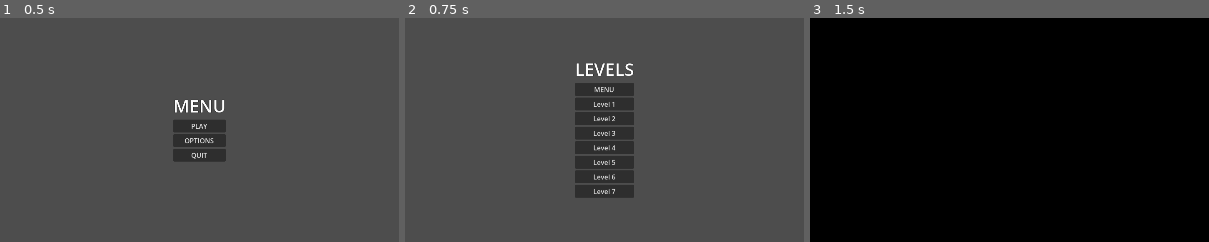
Above: before the commit, frames 1-3 (left to right).
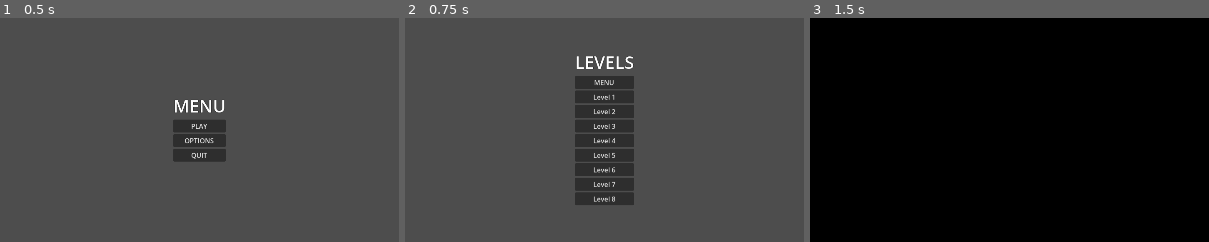
Above: after the commit, the same moments.

Repository: zalt00/SlipFeetpics
Game: Godot game, scene res://scenes/Menu.tscn
The game is run twice, just before and just after one commit, with the same random seed, the same clock (stepped at 60 frames per second) and the same inputs. The project has no main scene, so this scene is started directly.
Inputs:
- Up to frame 1 (0.5 s): no input
- Up to frame 2 (0.75 s): click "PLAY" at 0.5 s
- Up to frame 3 (1.5 s): click "Level 1" at 1.25 s
The pictures show only the part of the screen within x 25-75%, y 26-76%; the shares and areas given below are measured in that part.

Frame 1 is identical in both runs. In frame 2, 3.3% of the frame differs, in the area x 42-58%, y 16-84%; in frame 3, nothing differs.

Commit message:
Level color mixing

Diff:
--- a/scenes/levels/level_4.tscn
+++ b/scenes/levels/level_4.tscn
@@ -17,13 +17,41 @@
 friction = 0.0
 bounce = 0.7
 
+[sub_resource type="Animation" id="Animation_ohlb2"]
+resource_name = "moving_platform"
+length = 3.0
+loop_mode = 2
+tracks/0/type = "position_3d"
+tracks/0/imported = false
+tracks/0/enabled = true
+tracks/0/path = NodePath(".")
+tracks/0/interp = 1
+tracks/0/loop_wrap = true
+tracks/0/keys = PackedFloat32Array(0, 1, 0, 0, -9, 3, 1, 0, 0, -22)
+
+[sub_resource type="AnimationLibrary" id="AnimationLibrary_m2skr"]
+_data = {
+"moving_platform": SubResource("Animation_ohlb2")
+}
+
+[sub_resource type="BoxMesh" id="BoxMesh_g837r"]
+size = Vector3(5, 1, 5)
+
+[sub_resource type="ConvexPolygonShape3D" id="ConvexPolygonShape3D_muvcr"]
+points = PackedVector3Array(-2.5, -0.5, -2.5, -2.5, 0.5, -2.5, 2.5, -0.5, -2.5, -2.5, -0.5, 2.5, -2.5, 0.5, 2.5, 2.5, 0.5, -2.5, 2.5, -0.5, 2.5, 2.5, 0.5, 2.5)
+
 [node name="Level4" type="Node3D"]
 
 [node name="Breakable" type="CSGCombiner3D" parent="."]
 use_collision = true
 
 [node name="CSGBox3D" type="CSGBox3D" parent="Breakable"]
-size = Vector3(5, 1, 5)
+transform = Transform3D(1, 0, 0, 0, 1, 0, 0, 0, 1, 0, 0, -1.84326)
+size = Vector3(5, 1, 8.68652)
+
+[node name="CSGBox3D27" type="CSGBox3D" parent="Breakable"]
+transform = Transform3D(1, 0, 0, 0, 1, 0, 0, 0, 1, 0, 2.5, -14.1865)
+size = Vector3(9, 4, 2)
 
 [node name="CSGBox3D9" type="CSGBox3D" parent="Breakable"]
 transform = Transform3D(1, 0, 0, 0, 1, 0, 0, 0, 1, 0, 3, 9)
@@ -124,6 +152,10 @@
 transform = Transform3D(-13.4378, -0.252694, -1.21418e-06, -3.50956, 0.967546, 0, 1.17477e-06, 2.20912e-08, -13.8886, -24.2754, -6.91074, 4.70905)
 size = Vector3(0.509411, 1, 1)
 
+[node name="CSGBox3D26" type="CSGBox3D" parent="Breakable"]
+transform = Transform3D(1, -2.08616e-07, 0, 2.08616e-07, 1, 0, 0, 0, 1, -28.9277, 3, 9.80054)
+size = Vector3(3.14465, 1, 2.60107)
+
 [node name="Unbreakable" type="CSGCombiner3D" parent="."]
 use_collision = true
 
@@ -156,6 +188,10 @@
 transform = Transform3D(1, 0, 0, 0, 1, 0, 0, 0, 1, -3.5, 2, 4.5)
 size = Vector3(2, 1, 2)
 
+[node name="CSGBox3D15" type="CSGBox3D" parent="Unbreakable"]
+transform = Transform3D(1, 0, 0, 0, 1, 0, 0, 0, 1, -1, 0, 16)
+size = Vector3(3, 1, 3)
+
 [node name="CSGBox3D7" type="CSGBox3D" parent="Unbreakable"]
 transform = Transform3D(0.965926, -0.258819, 0, 0.258819, 0.965926, 0, 0, 0, 1, 0, 0, 13.5)
 size = Vector3(5, 1, 2)
@@ -194,6 +230,7 @@
 [node name="player" parent="." node_paths=PackedStringArray("breakable") instance=ExtResource("1_73wpq")]
 transform = Transform3D(1, 0, 0, 0, 1, 0, 0, 0, 1, 0, 1, 0)
 breakable = NodePath("../Breakable")
+number_of_shots = 30
 
 [node name="Marble" type="RigidBody3D" parent="."]
 transform = Transform3D(1, 0, 0, 0, 1, 0, 0, 0, 1, -3, 5, 2)
@@ -302,3 +339,18 @@
 spot_attenuation = 0.0
 spot_angle = 23.18
 spot_angle_attenuation = 1.41421e-05
+
+[node name="MeshInstance3D" type="AnimatableBody3D" parent="."]
+transform = Transform3D(1, 0, 0, 0, 1, 0, 0, 0, 1, 0, 0, -15.9122)
+
+[node name="AnimationPlayer" type="AnimationPlayer" parent="MeshInstance3D"]
+libraries = {
+"": SubResource("AnimationLibrary_m2skr")
+}
+autoplay = "moving_platform"
+
+[node name="MeshInstance3D" type="MeshInstance3D" parent="MeshInstance3D"]
+mesh = SubResource("BoxMesh_g837r")
+
+[node name="CollisionShape3D" type="CollisionShape3D" parent="MeshInstance3D"]
+shape = SubResource("ConvexPolygonShape3D_muvcr")
--- /dev/null
+++ b/scenes/levels/level_color_mixing.tscn
@@ -0,0 +1,71 @@
+[gd_scene load_steps=5 format=3 uid="uid://c17gnqibxoqs7"]
+
+[ext_resource type="PackedScene" uid="uid://d0py50h4lucdc" path="res://scenes/red_sky.tscn" id="1_dwa5r"]
+[ext_resource type="PackedScene" uid="uid://bjqcqg24t4o3" path="res://scenes/fps_player.tscn" id="2_jx7ne"]
+
+[sub_resource type="SphereMesh" id="SphereMesh_3e4gh"]
+radius = 0.2
+height = 0.4
+
+[sub_resource type="SphereShape3D" id="SphereShape3D_6vwgp"]
+radius = 0.2
+
+[node name="LevelColorMixing" type="Node3D"]
+
+[node name="RedSky" parent="." instance=ExtResource("1_dwa5r")]
+
+[node name="player" parent="." node_paths=PackedStringArray("breakable") instance=ExtResource("2_jx7ne")]
+transform = Transform3D(1, -0.000534744, 0.00073559, 0.000535746, 0.999999, -0.00133727, -0.00073486, 0.00133767, 0.999999, 0, 0, 0)
+breakable = NodePath("../Breakable")
+
+[node name="Breakable" type="CSGCombiner3D" parent="."]
+use_collision = true
+
+[node name="CSGBox3D5" type="CSGBox3D" parent="Breakable"]
+transform = Transform3D(1, 0, 0, 0, 1, 0, 0, 0, 1, -4.79765, 1, -6.55201)
+
+[node name="CSGBox3D7" type="CSGBox3D" parent="Breakable"]
+transform = Transform3D(-4.56956e-08, 0, 1, 0, 1, 0, -1, 0, -4.56956e-08, 3.75599, 1, -6.54713)
+
+[node name="CSGBox3D" type="CSGBox3D" parent="Breakable"]
+transform = Transform3D(5.909, 0, 0, 0, 1, 0, 0, 0, 5.909, 0, -2, 0)
+
+[node name="CSGBox3D4" type="CSGBox3D" parent="Breakable"]
+transform = Transform3D(5.909, 0, 0, 0, 1, 0, 0, 0, 5.909, -0.437831, -3.76536, -26)
+
+[node name="CSGBox3D2" type="CSGBox3D" parent="Breakable"]
+transform = Transform3D(5.11735, 0.5, 0, -2.93069, 0.859046, 0.748677, 0.374339, -0.109726, 5.86138, -3.19238, -1.73084, -10.5338)
+size = Vector3(1, 1.76953, 2)
+
+[node name="CSGBox3D3" type="CSGBox3D" parent="Breakable"]
+transform = Transform3D(-5.11735, -0.5, 5.16582e-07, -2.93069, 0.859046, -0.748677, 0.374338, -0.109726, -5.86138, 2.39478, -2.07856, -10.4894)
+size = Vector3(1, 2.5791, 2)
+
+[node name="GlowingMarble" type="RigidBody3D" parent="."]
+transform = Transform3D(1, 0, 0, 0, 1, 0, 0, 0, 1, -4.76672, 1.7458, -6.56737)
+
+[node name="MeshInstance3D" type="MeshInstance3D" parent="GlowingMarble"]
+mesh = SubResource("SphereMesh_3e4gh")
+
+[node name="CollisionShape3D" type="CollisionShape3D" parent="GlowingMarble"]
+shape = SubResource("SphereShape3D_6vwgp")
+
+[node name="OmniLight3D" type="OmniLight3D" parent="GlowingMarble"]
+light_color = Color(1, 0, 0, 1)
+light_energy = 16.0
+omni_range = 2.451
+omni_attenuation = 0.0126914
+
+[node name="GlowingMarble2" type="RigidBody3D" parent="."]
+transform = Transform3D(1, 0, 0, 0, 1, 0, 0, 0, 1, 3.87557, 1.74484, -6.56737)
+
+[node name="MeshInstance3D" type="MeshInstance3D" parent="GlowingMarble2"]
+mesh = SubResource("SphereMesh_3e4gh")
+
+[node name="CollisionShape3D" type="CollisionShape3D" parent="GlowingMarble2"]
+shape = SubResource("SphereShape3D_6vwgp")
+
+[node name="OmniLight3D" type="OmniLight3D" parent="GlowingMarble2"]
+light_energy = 16.0
+omni_range = 2.451
+omni_attenuation = 0.0126914
--- a/scripts/antimatter_grenade.gd
+++ b/scripts/antimatter_grenade.gd
@@ -11,4 +11,5 @@
 func _on_timer_timeout() -> void:
 	explosion.visible = true
 	explosion.reparent(breakable)
+	explosion.rotation = Vector3(0., 0., 0.)
 	queue_free()
Not shown: 1 places in scenes/levels/level_4.tscn that only renumber resources
